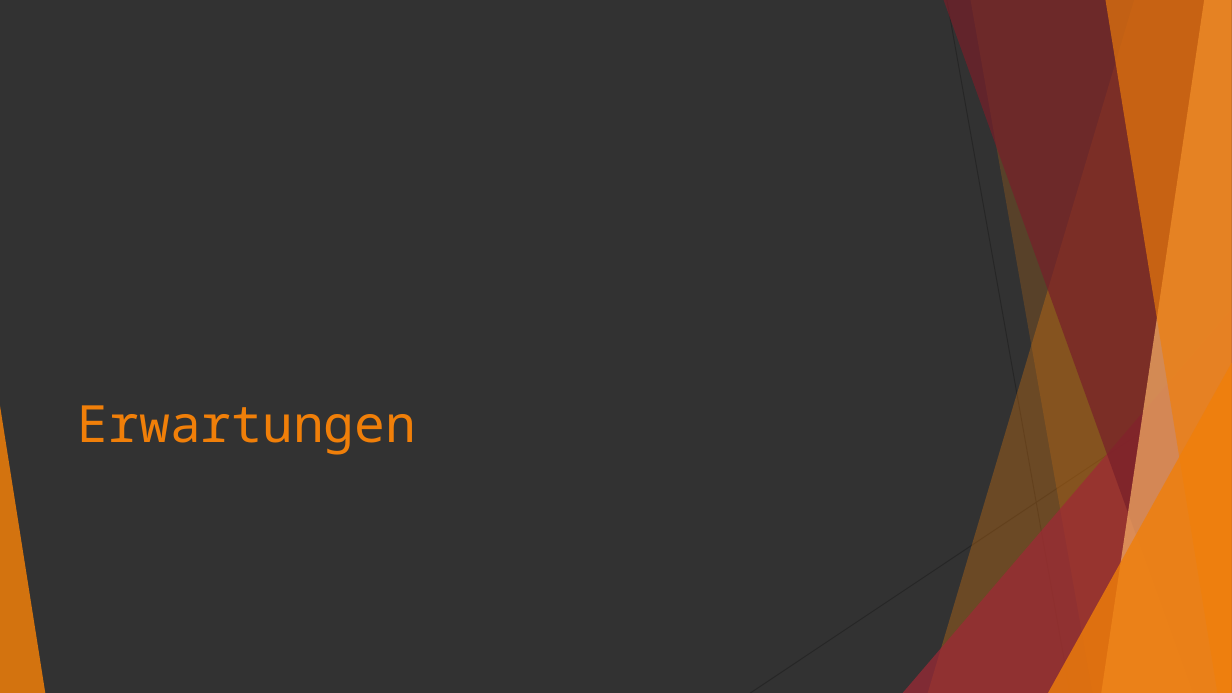
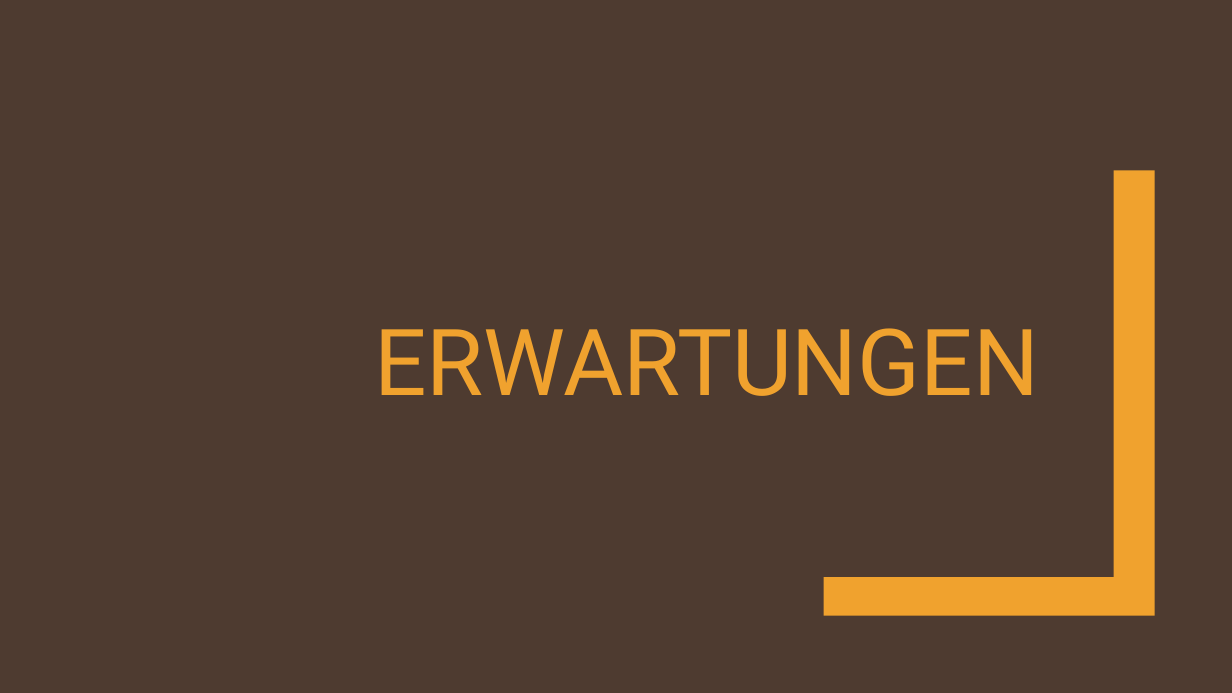
Before and after one commit to advocd/Workshop-Microbit-Python, a slide deck: slide 3 of internal/slides/Python-Workshop.pptx. Drawn at 1232x693 pixels with LibreOffice and Linux fonts; fonts in the diff are those of the drawing. Boxes give left, top, right and bottom in pixels: in the first picture for what was removed or moved away, otherwise in the second. Text is boxed around its words. In the diff, an @@ line names an element or a change of style, - is before the commit and + after.

```diff
--- a/internal/slides/Python-Workshop.pptx
+++ b/internal/slides/Python-Workshop.pptx
@@ background #323232 to #4E3B30 @@
@@ freeform shape added at [824,170,1155,616], fill #F0A22E @@
@@ title at [374,328,1039,396]: text changed; size 40 to 72 pt; font Noto Sans Mono to Roboto; text colour #F07F09 to #F0A22E @@
-Erwartungen
+ERWARTUNGEN
@@ group removed at [0,0,1232,693]: 5 freeform shapes, 3 triangles, 2 lines @@
```
Also in this commit, not shown: 7 other slides changed, 15 other files.
